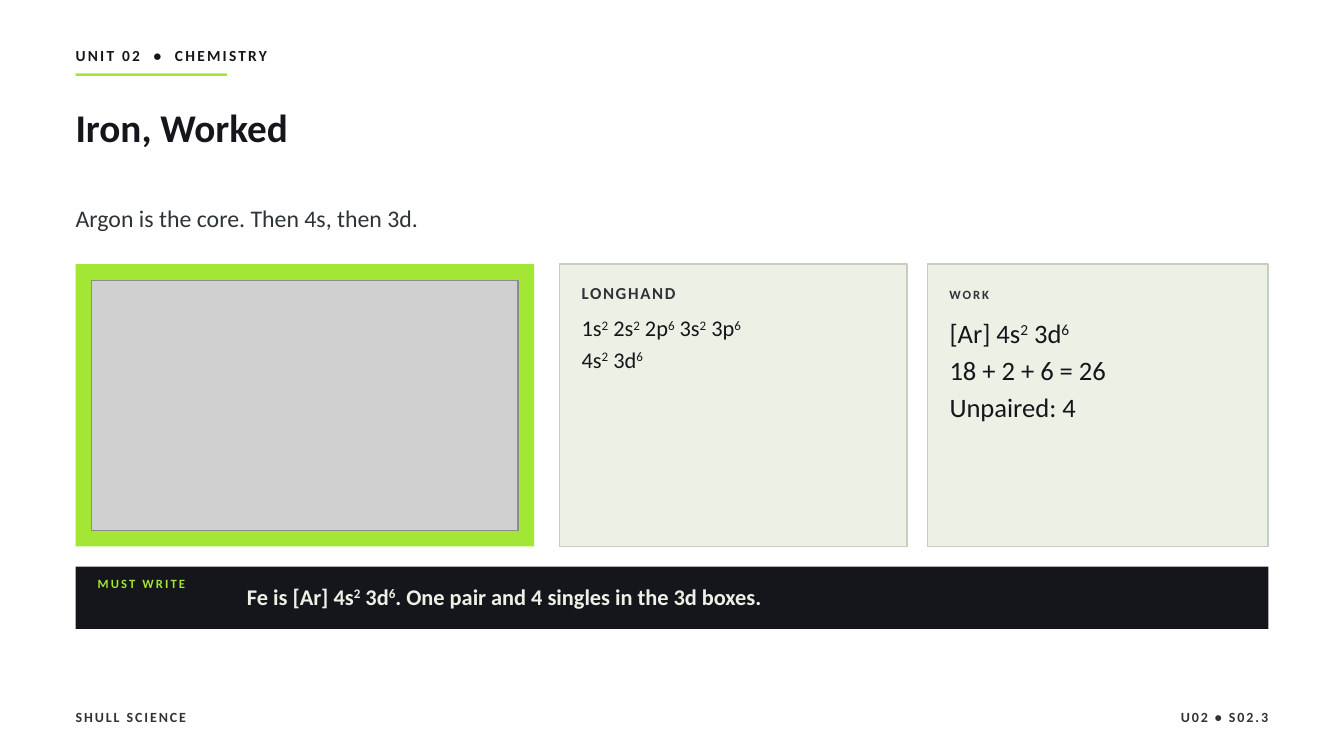
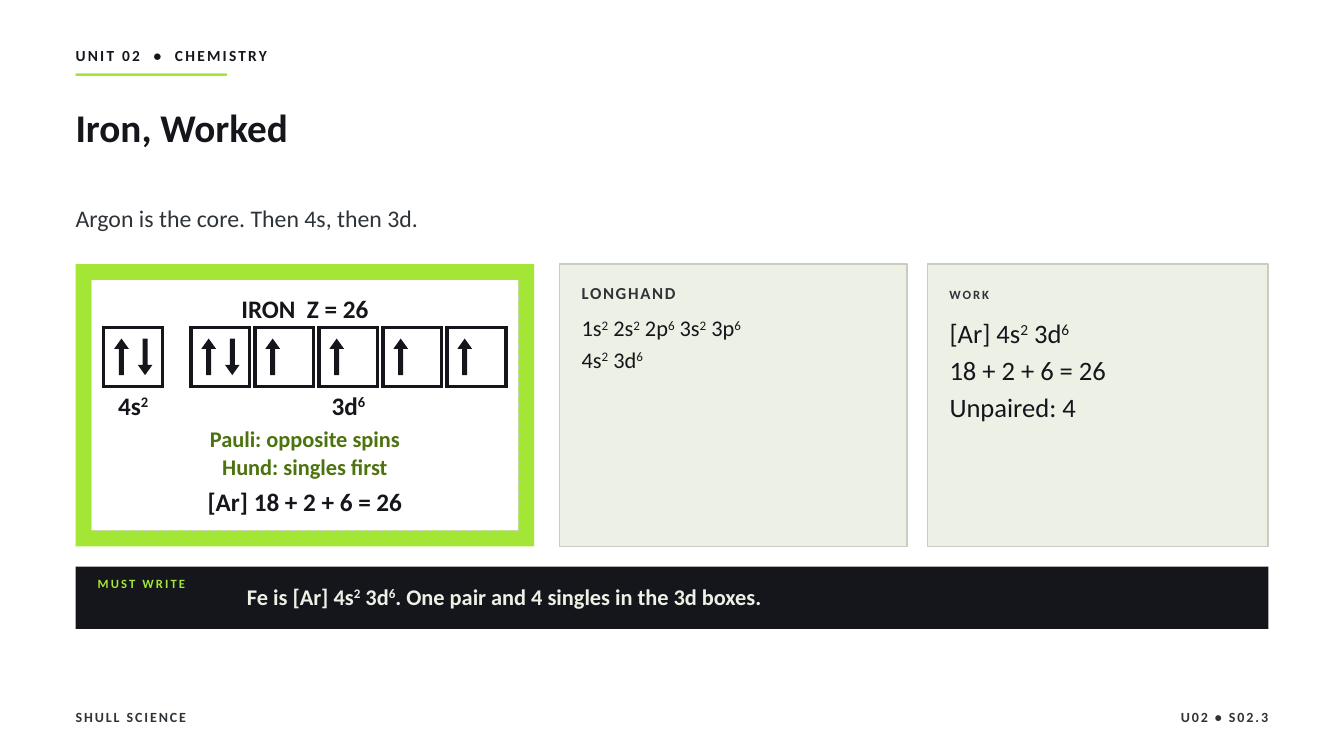
Before and after one commit to Hayabusa015/WorkWork, a slide deck: slide 15 of deliverables/chem-u02/SHULL_CHEM_Slides_U02_S02.3.pptx (slide 14 before the commit). Drawn at 1344x756 pixels with LibreOffice and Linux fonts; fonts in the diff are those of the drawing; grey boxes stand for pictures. Boxes give left, top, right and bottom in pixels: in the first picture for what was removed or moved away, otherwise in the second. Text is boxed around its words. In the diff, an @@ line names an element or a change of style, - is before the commit and + after.

```diff
--- a/deliverables/chem-u02/SHULL_CHEM_Slides_U02_S02.3.pptx
+++ b/deliverables/chem-u02/SHULL_CHEM_Slides_U02_S02.3.pptx
@@ picture removed at bbox=[92, 280, 518, 530] @@
@@ rectangle added at bbox=[92, 280, 518, 530], fill #FFFFFF @@
@@ up arrow added at bbox=[114, 339, 129, 375], fill #14161B @@
@@ down arrow added at bbox=[138, 339, 153, 375], fill #14161B @@
@@ up arrow added at bbox=[202, 339, 217, 375], fill #14161B @@
@@ down arrow added at bbox=[225, 339, 240, 375], fill #14161B @@
@@ up arrow added at bbox=[265, 339, 280, 375], fill #14161B @@
@@ up arrow added at bbox=[330, 339, 345, 375], fill #14161B @@
@@ up arrow added at bbox=[393, 339, 408, 375], fill #14161B @@
@@ up arrow added at bbox=[458, 339, 473, 375], fill #14161B @@
@@ group added at bbox=[94, 300, 516, 420]: 6 rectangles, 3 texts @@
+IRON Z = 26
+4s2
+3d6
@@ text added at bbox=[210, 431, 400, 451], 16 pt, text #4D730E, bold @@
+Pauli: opposite spins
@@ text added at bbox=[222, 459, 387, 479], 16 pt, text #4D730E, bold @@
+Hund: singles first
@@ text added at bbox=[208, 492, 402, 515], 18 pt, text #14161B, bold @@
+[Ar] 18 + 2 + 6 = 26
```
Also in this commit, not shown: 2 other slides changed, 1 slide added, 5 other files.
